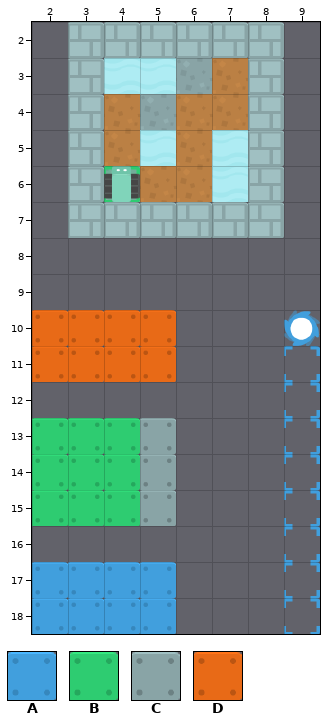
Two states of a Tiled map, android/assets/stages/stack_easy.tmx. The picture above was drawn from the file before the commit.
Cells are 64x64 px. Shown: x 2..9, y 2..18.
Key: from "tileset": A 0 "box", B 7 "box", C 11 "box", D 14 "box".
_ is an empty cell.
Layers that did not change in this view are not listed.
Layer "boxes" before, first column x 2:
 2 ________
 3 ________
 4 ________
 5 ________
 6 ________
 7 ________
 8 ________
 9 ________
10 DDDD____
11 DDDD____
12 ________
13 BBBC____
14 BBBC____
15 BBBC____
16 ________
17 AAAA____
18 AAAA____
And afterwards:
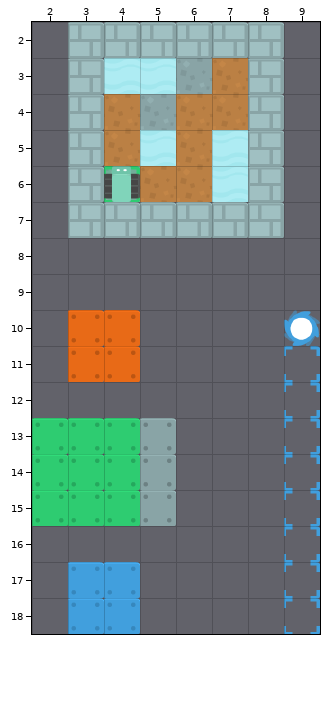
The exact change:
Layer "boxes":
y 10..11: x 2 D -> _; x 5 D -> _
y 17..18: x 2 A -> _; x 5 A -> _
